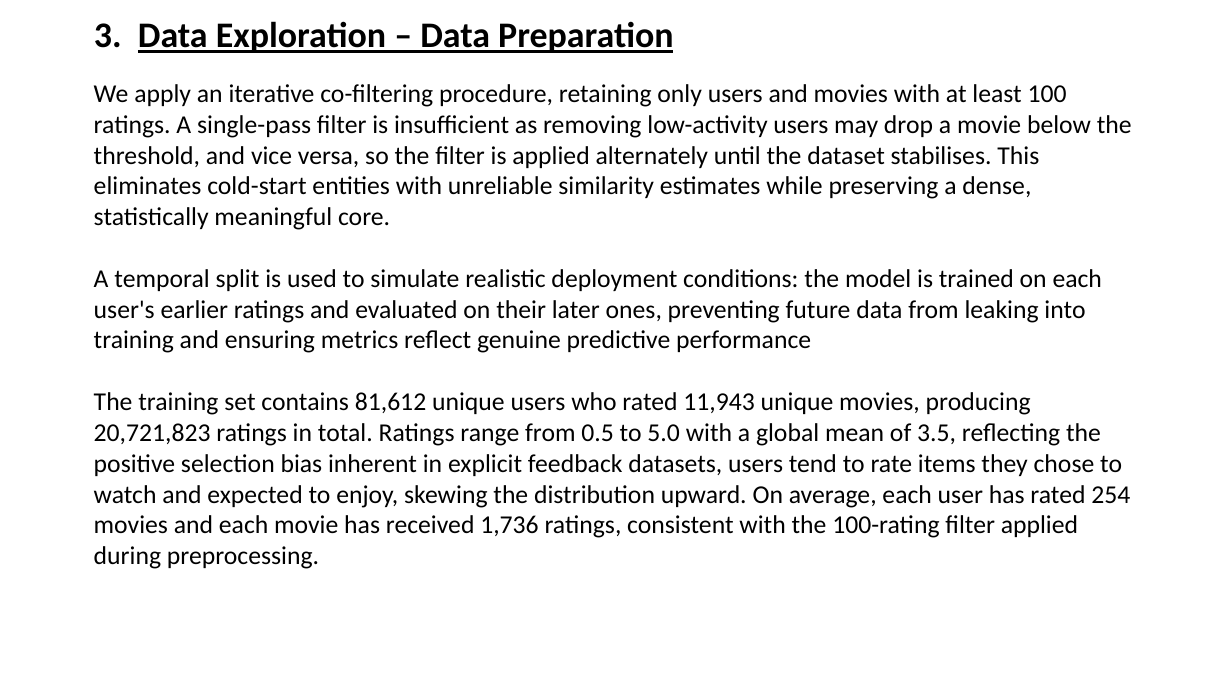
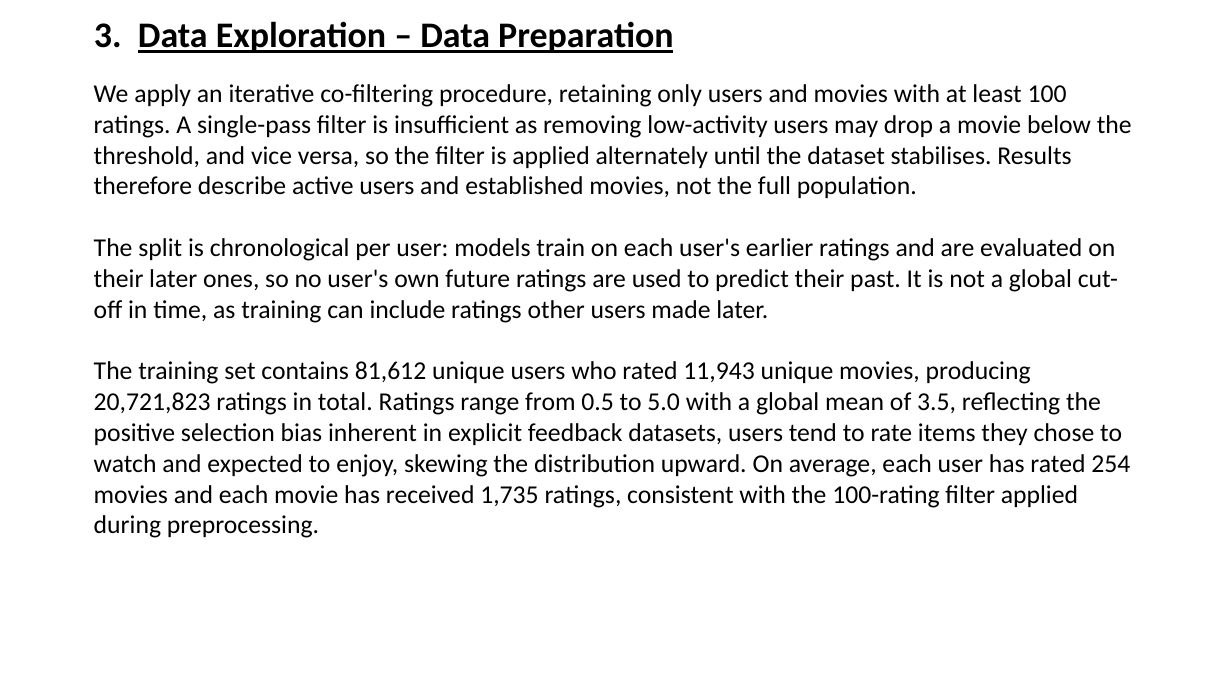
Before and after one commit to BillyGeros94/movie-recommendation-system, a slide deck: slide 4 of presentation/Recommender Presentation.pptx. Drawn at 1232x693 pixels with LibreOffice and Linux fonts; fonts in the diff are those of the drawing. Boxes give left, top, right and bottom in pixels: in the first picture for what was removed or moved away, otherwise in the second. Text is boxed around its words. In the diff, an @@ line names an element or a change of style, - is before the commit and + after.

Commit message:
Fix evaluation, add baselines, tests and training pipeline

```diff
--- a/presentation/Recommender Presentation.pptx
+++ b/presentation/Recommender Presentation.pptx
@@ text at (x1=94, y1=84, x2=1132, y2=538): text changed @@
-We apply an iterative co-filtering procedure, retaining only users and movies with at least 100 ratings. A single-pass filter is insufficient as removing low-activity users may drop a movie below the threshold, and vice versa, so the filter is applied alternately until the dataset stabilises. This eliminates cold-start entities with unreliable similarity estimates while preserving a dense, statistically meaningful core.
-A temporal split is used to simulate realistic deployment conditions: the model is trained on each user's earlier ratings and evaluated on their later ones, preventing future data from leaking into training and ensuring metrics reflect genuine predictive performance
-The training set contains 81,612 unique users who rated 11,943 unique movies, producing 20,721,823 ratings in total. Ratings range from 0.5 to 5.0 with a global mean of 3.5, reflecting the positive selection bias inherent in explicit feedback datasets, users tend to rate items they chose to watch and expected to enjoy, skewing the distribution upward. On average, each user has rated 254 movies and each movie has received 1,736 ratings, consistent with the 100-rating filter applied during preprocessing.
+We apply an iterative co-filtering procedure, retaining only users and movies with at least 100 ratings. A single-pass filter is insufficient as removing low-activity users may drop a movie below the threshold, and vice versa, so the filter is applied alternately until the dataset stabilises. Results therefore describe active users and established movies, not the full population.
+The split is chronological per user: models train on each user's earlier ratings and are evaluated on their later ones, so no user's own future ratings are used to predict their past. It is not a global cut-off in time, as training can include ratings other users made later.
+The training set contains 81,612 unique users who rated 11,943 unique movies, producing 20,721,823 ratings in total. Ratings range from 0.5 to 5.0 with a global mean of 3.5, reflecting the positive selection bias inherent in explicit feedback datasets, users tend to rate items they chose to watch and expected to enjoy, skewing the distribution upward. On average, each user has rated 254 movies and each movie has received 1,735 ratings, consistent with the 100-rating filter applied during preprocessing.
```
Also in this commit, not shown: 8 other slides changed, 2 slides added, 37 other files.
